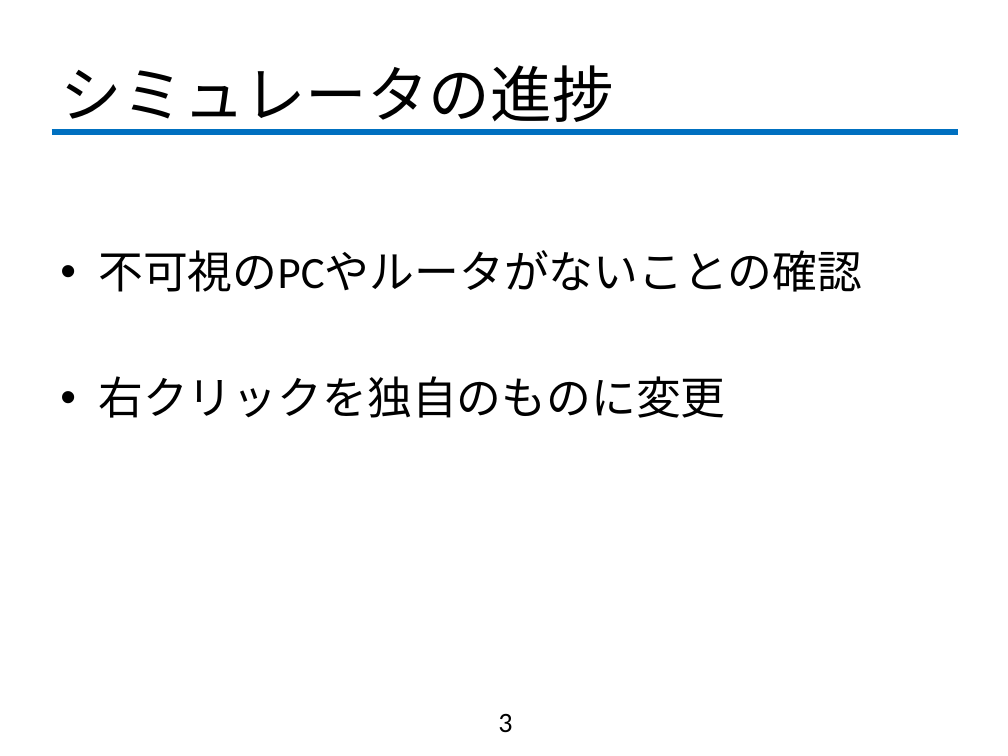
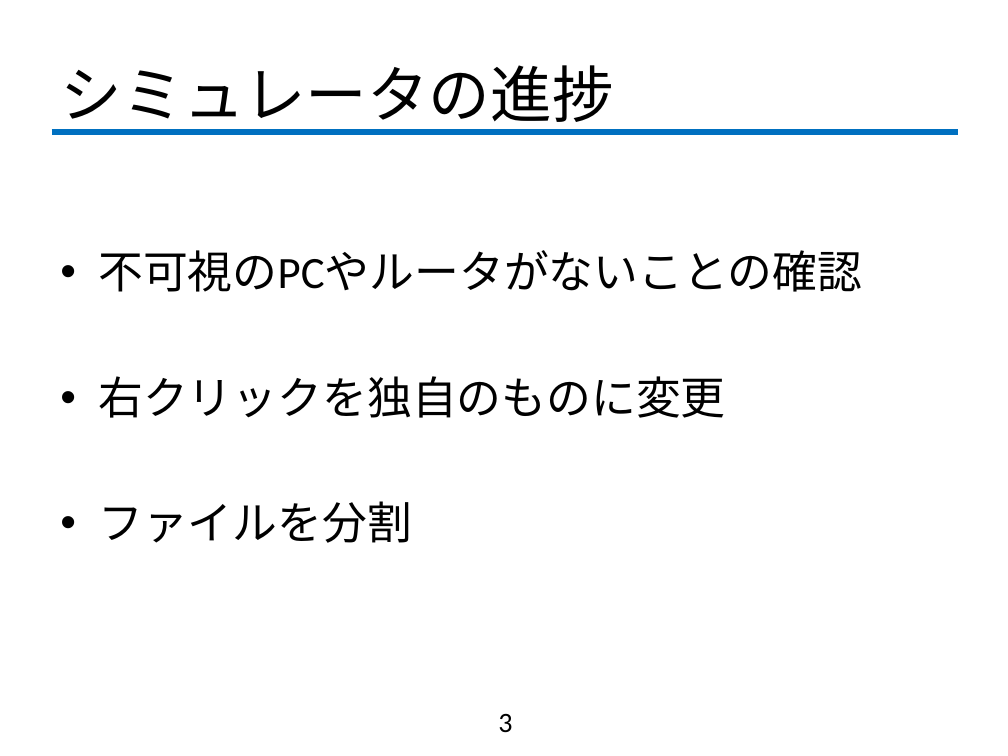
Before and after one commit to fujiLabo/fuji_simu, a slide deck: slide 3 of 1021進捗.pptx. Drawn at 1008x756 pixels with LibreOffice and Linux fonts; fonts in the diff are those of the drawing; background and template pictures are left out. Boxes give left, top, right and bottom in pixels: in the first picture for what was removed or moved away, otherwise in the second. Text is boxed around its words. In the diff, an @@ line names an element or a change of style, - is before the commit and + after.

Commit message:
しんちょく

```diff
--- a/1021進捗.pptx
+++ b/1021進捗.pptx
@@ text at [98, 501, 412, 543]: paragraph added @@
+• ファイルを分割
```
